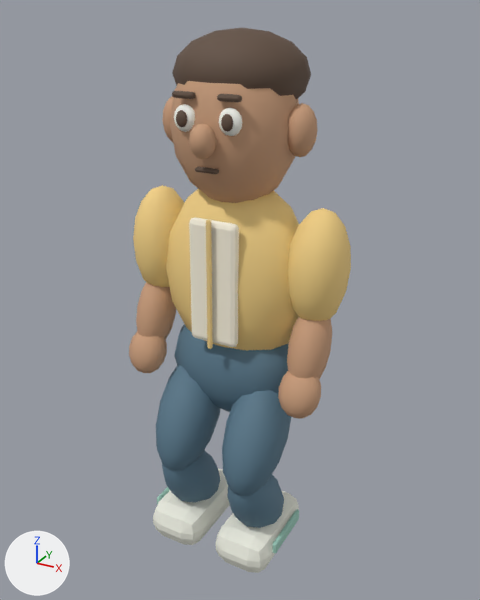
Two versions of the Blender file assets/town/town-character.blend, one commit apart.
Both versions are drawn from a camera (50 mm lens) standing at (1.18, -2.11, 2.15) and looking at (-0.02, 0.06, 1.07). The lights are fixed; the arrows at lower left show +X, +Y and +Z. The older version comes first.

Names of what the first picture shows: 'Face', 'Forearm.001', 'Hair', 'Jacket', 'Shirt front', 'Sleeve', 'Sleeve.001', 'Tailored trousers', 'Trainer', 'Trainer.001', 'Trouser leg', 'Trouser leg.001' and 18 more.
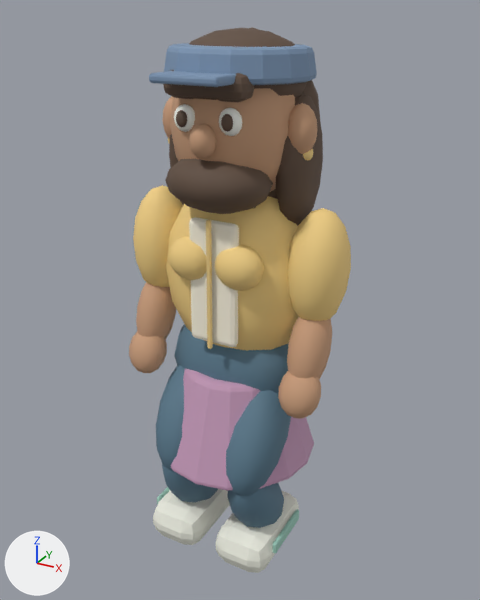
Changed parts and their boxes [x1, y1, x2, y2] in the pictures (480 x 600 px):
'Fem_Skirt', added (pink): after [171, 369, 314, 491]
'Masc_Cap', added (blue): after [164, 43, 317, 85]
'Masc_Beard', added (brown): after [165, 158, 273, 214]
'Fem_HairSide.001', added (brown): after [276, 93, 323, 226]
'Fem_Bust.001', added (beige): after [214, 244, 264, 291]
'Fem_Fringe', added (brown): after [163, 70, 254, 101]
'Fem_Bust', added (beige): after [168, 235, 206, 280]
'Masc_CapBrim', added (blue): after [149, 71, 236, 87]
'Fem_HairLong', added (mostly hidden): after [249, 27, 321, 198]
'Fem_HairSide', added (mostly hidden): after [169, 134, 184, 205]
'Fem_Earring.001', added: after [303, 149, 313, 161]
'Hair', unchanged, covered by the edit: before [172, 28, 311, 99]; after [189, 28, 308, 97]

The change, as a list of edits to the scene's bpy script:
```text
Add ob_masc_capbrim:
    ob_masc_capbrim = bpy.data.objects.new('Masc_CapBrim', me_cube_005)  # 56 vertices, 54 faces; spans x -0.125..0.125, y -0.085..0.085, z -0.015..0.015; in mat_cap (blue #7c95b3)
    ob_masc_capbrim.parent = ob_head
    ob_masc_capbrim.location = (0.0, -0.27, 0.335)
Add ob_masc_cap:
    ob_masc_cap = bpy.data.objects.new('Masc_Cap', me_cone_003)  # 96 vertices, 82 faces; spans x -0.266..0.266, y -0.266..0.266, z -0.055..0.055; in mat_cap (blue #7c95b3)
    ob_masc_cap.parent = ob_head
    ob_masc_cap.location = (0.0, 0.01, 0.37)
Add ob_masc_beard:
    ob_masc_beard = bpy.data.objects.new('Masc_Beard', me_sphere_017)  # a UV sphere (12 segments, 8 rings, poles along z) spanning x -0.2..0.2, y -0.155..0.155, z -0.105..0.105; in mat_hair (brown #614d3f)
    ob_masc_beard.parent = ob_head
    ob_masc_beard.location = (0.0, -0.135, -0.02)
Add ob_fem_skirt:
    ob_fem_skirt = bpy.data.objects.new('Fem_Skirt', me_cone_002)  # 96 vertices, 82 faces; spans x -0.334..0.334, y -0.334..0.334, z -0.2..0.2; in mat_skirt (pink #c499b8)
    ob_fem_skirt.parent = ob_hips
    ob_fem_skirt.location = (0.0, 0.0, -0.2)
Add ob_fem_bust_001:
    ob_fem_bust_001 = bpy.data.objects.new('Fem_Bust.001', me_sphere_016)  # a UV sphere (12 segments, 8 rings, poles along z) spanning x -0.095..0.095, y -0.07..0.07, z -0.085..0.085; in mat_shirt (beige #f5d386)
    ob_fem_bust_001.parent = ob_torso
    ob_fem_bust_001.location = (0.1, -0.165, 0.35)
Add ob_fem_bust:
    ob_fem_bust = bpy.data.objects.new('Fem_Bust', me_sphere_016.copy())
    ob_fem_bust.parent = ob_torso
    ob_fem_bust.location = (-0.1, -0.165, 0.35)
Add ob_fem_earring_001:
    ob_fem_earring_001 = bpy.data.objects.new('Fem_Earring.001', me_sphere_014)  # a UV sphere (12 segments, 8 rings, poles along z) spanning x -0.03..0.03, y -0.03..0.03, z -0.03..0.03; in mat_gold (yellow #f5d790)
    ob_fem_earring_001.parent = ob_head
    ob_fem_earring_001.location = (0.265, -0.005, 0.085)
Add ob_fem_fringe:
    ob_fem_fringe = bpy.data.objects.new('Fem_Fringe', me_cube_003)  # 56 vertices, 54 faces; spans x -0.155..0.155, y -0.05..0.05, z -0.042..0.042; in mat_hair (brown #614d3f)
    ob_fem_fringe.parent = ob_head
    ob_fem_fringe.location = (0.0, -0.2, 0.31)
Add ob_fem_hairside_001:
    ob_fem_hairside_001 = bpy.data.objects.new('Fem_HairSide.001', me_sphere_011)  # a UV sphere (12 segments, 8 rings, poles along z) spanning x -0.075..0.075, y -0.13..0.13, z -0.24..0.24; in mat_hair (brown #614d3f)
    ob_fem_hairside_001.parent = ob_head
    ob_fem_hairside_001.location = (0.22, 0.05, 0.04)
Add ob_fem_hairside:
    ob_fem_hairside = bpy.data.objects.new('Fem_HairSide', me_sphere_010)  # a UV sphere (12 segments, 8 rings, poles along z) spanning x -0.075..0.075, y -0.13..0.13, z -0.24..0.24; in mat_hair (brown #614d3f)
    ob_fem_hairside.parent = ob_head
    ob_fem_hairside.location = (-0.22, 0.05, 0.04)
Add ob_fem_hairlong:
    ob_fem_hairlong = bpy.data.objects.new('Fem_HairLong', me_sphere_009)  # a UV sphere (12 segments, 8 rings, poles along z) spanning x -0.275..0.275, y -0.21..0.21, z -0.36..0.36; in mat_hair (brown #614d3f)
    ob_fem_hairlong.parent = ob_head
    ob_fem_hairlong.location = (0.0, 0.1, 0.12)
```
